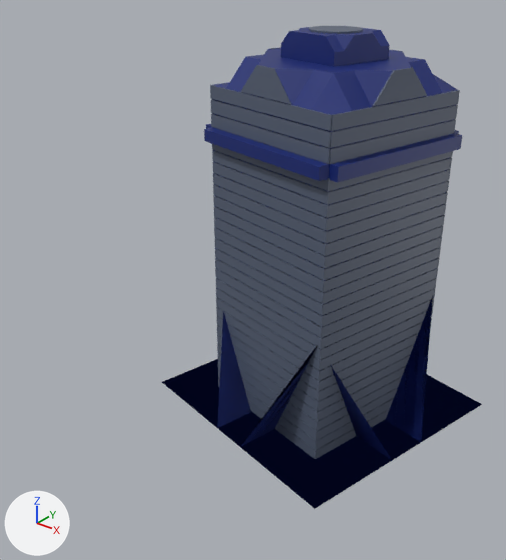
Renders of the glTF model run/textures/build/build3.glb from each side of a commit.
Rendered twice from a camera (50 mm lens) standing at (9.22, -14.39, 12.03) and looking at (-0.55, -2.17, 4.46). The axes (+X, +Y, +Z) are drawn at lower left. The lights are the same throughout. Where no turn or scale is listed for an object, it has been applied to the vertices.

In view in the first picture: '立方体', '立方体.001', '立方体.002', '立方体.003', '立方体.004', '立方体.005', '立方体.006'.
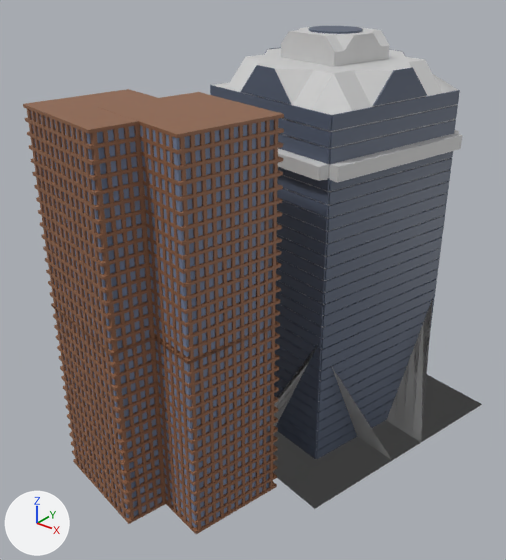
Edits to the scene script, one JSON object a line:
```json
{"op": "set", "path": "mat_マテリアル_005.base_color", "old": "(0.00466, 0.0183, 0.172)", "new": "(0.62, 0.62, 0.62)", "note": "dark blue #0f2573 -> light grey #cecece"}
{"op": "add", "block": "mat_マテリアル_010", "code": ["mat_マテリアル_010 = principled_material('マテリアル.010')", "mat_マテリアル_010.base_color = (0.271, 0.122, 0.063)  # brown #8e6247"]}
{"op": "add", "block": "mat_マテリアル_018", "code": ["mat_マテリアル_018 = principled_material('マテリアル.018')", "mat_マテリアル_018.base_color = (0.181, 0.227, 0.347)  # blue #76839f"]}
{"op": "add", "block": "mat_マテリアル_030", "code": ["mat_マテリアル_030 = principled_material('マテリアル.030')", "mat_マテリアル_030.base_color = (0.181, 0.227, 0.347)  # blue #76839f"]}
{"op": "add", "block": "mat_マテリアル_017", "code": ["mat_マテリアル_017 = principled_material('マテリアル.017')", "mat_マテリアル_017.base_color = (0.271, 0.122, 0.063)  # brown #8e6247"]}
{"op": "add", "block": "mat_マテリアル_029", "code": ["mat_マテリアル_029 = principled_material('マテリアル.029')", "mat_マテリアル_029.base_color = (0.181, 0.227, 0.347)  # blue #76839f"]}
{"op": "add", "block": "mat_マテリアル_012", "code": ["mat_マテリアル_012 = principled_material('マテリアル.012')", "mat_マテリアル_012.base_color = (0.181, 0.227, 0.347)  # blue #76839f"]}
{"op": "add", "block": "mat_マテリアル_015", "code": ["mat_マテリアル_015 = principled_material('マテリアル.015')", "mat_マテリアル_015.base_color = (0.181, 0.227, 0.347)  # blue #76839f"]}
{"op": "add", "block": "mat_マテリアル_009", "code": ["mat_マテリアル_009 = principled_material('マテリアル.009')", "mat_マテリアル_009.base_color = (0.271, 0.122, 0.063)  # brown #8e6247"]}
{"op": "add", "block": "mat_マテリアル_013", "code": ["mat_マテリアル_013 = principled_material('マテリアル.013')", "mat_マテリアル_013.base_color = (0.271, 0.122, 0.063)  # brown #8e6247"]}
{"op": "add", "block": "mat_マテリアル_008", "code": ["mat_マテリアル_008 = principled_material('マテリアル.008')", "mat_マテリアル_008.base_color = (0.181, 0.227, 0.347)  # blue #76839f"]}
{"op": "add", "block": "mat_マテリアル_016", "code": ["mat_マテリアル_016 = principled_material('マテリアル.016')", "mat_マテリアル_016.base_color = (0.271, 0.122, 0.063)  # brown #8e6247"]}
{"op": "add", "block": "mat_マテリアル_014", "code": ["mat_マテリアル_014 = principled_material('マテリアル.014')", "mat_マテリアル_014.base_color = (0.271, 0.122, 0.063)  # brown #8e6247"]}
{"op": "add", "block": "me_立方体_007", "code": ["me_立方体_007 = bpy.data.meshes.new('立方体.007')", "me_立方体_007.from_pydata(...)  # 1408 vertices, 2112 faces; spans x -1.59..3.0, y -1.46..2.18, z -2.27..6.76", "me_立方体_007.materials.append(mat_マテリアル_012)  # blue #76839f", "me_立方体_007.materials.append(mat_マテリアル_010)  # brown #8e6247", "me_立方体_007.materials.append(mat_マテリアル_009)  # brown #8e6247", "me_立方体_007.materials.append(mat_マテリアル_008)  # blue #76839f", "me_立方体_007.materials.append(mat_マテリアル_013)  # brown #8e6247", "me_立方体_007.materials.append(mat_マテリアル_014)  # brown #8e6247", "me_立方体_007.materials.append(mat_マテリアル_015)  # blue #76839f", "me_立方体_007.materials.append(mat_マテリアル_016)  # brown #8e6247", "me_立方体_007.materials.append(mat_マテリアル_017)  # brown #8e6247", "me_立方体_007.materials.append(mat_マテリアル_018)  # blue #76839f", "me_立方体_007.materials.append(mat_マテリアル_029)  # blue #76839f", "me_立方体_007.materials.append(mat_マテリアル_030)  # blue #76839f"]}
{"op": "set", "path": "ob_立方体_003.location", "old": "(0.0, 0.21, 3.79)", "new": "(0.03, 0.21, 3.79)"}
{"op": "add", "block": "ob_立方体_007", "code": ["ob_立方体_007 = bpy.data.objects.new('立方体.007', me_立方体_007)", "ob_立方体_007.location = (-1.56, -5.35, 2.35)"]}
```

Changed parts and their boxes (x1, y1, x2, y2) in the pictures (506 x 560 px):
```json
{"object": "立方体.007", "change": "added", "after": [23, 89, 284, 534], "on screen": "brown", "faces in mat_マテリアル_016 (brown #8e6247)": [98, 92, 284, 534], "faces in mat_マテリアル_009 (brown #8e6247)": [23, 89, 166, 524], "faces in mat_マテリアル_013 (brown #8e6247)": [26, 106, 126, 519], "faces in mat_マテリアル_017 (brown #8e6247)": [179, 119, 278, 530], "faces in mat_マテリアル_018 (blue #76839f)": [185, 120, 274, 526]}
{"object": "立方体", "change": "recoloured", "before": [162, 27, 482, 509], "after": [162, 27, 482, 509], "on screen": "blue to grey"}
{"object": "立方体.003", "change": "moved", "before": [212, 144, 452, 459], "after": [316, 151, 453, 459]}
```
